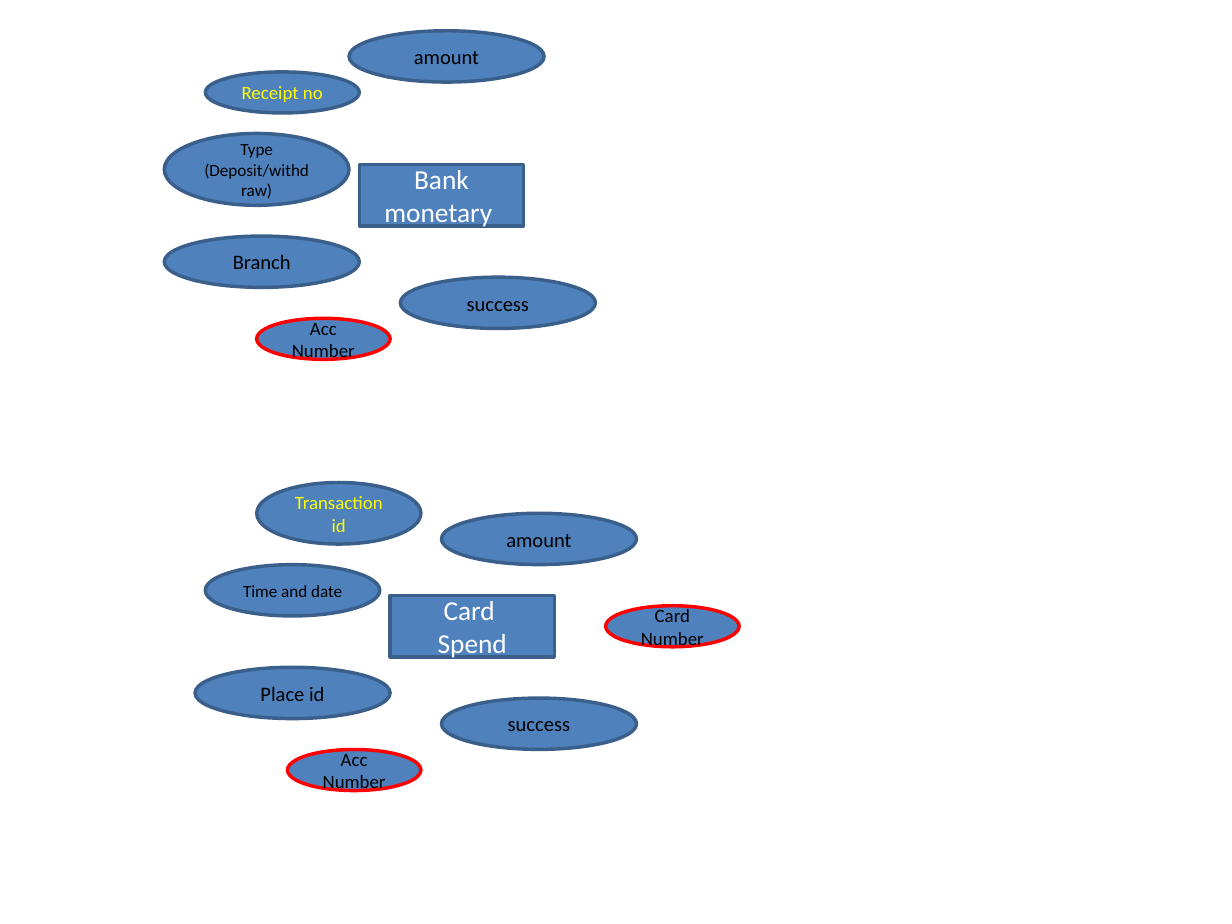
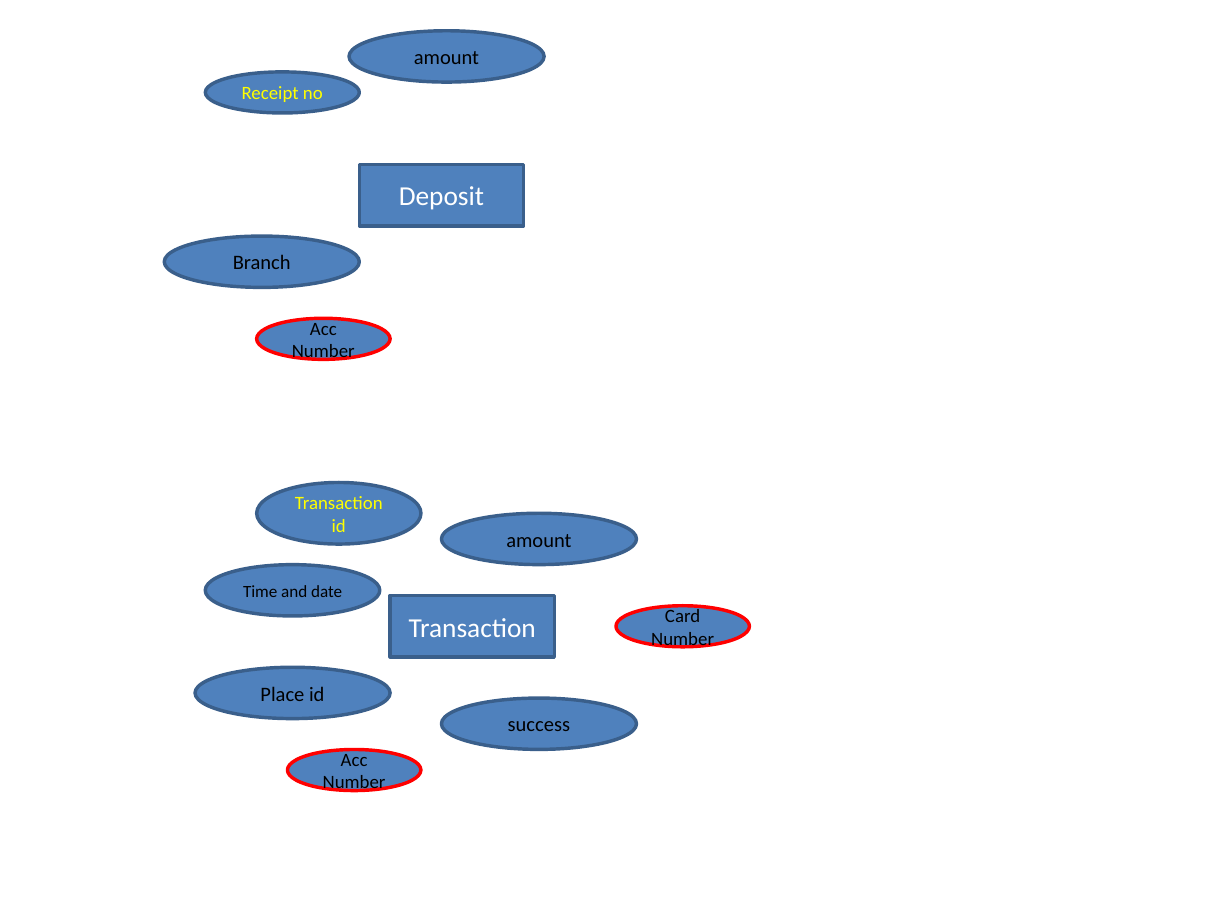
Before and after one commit to bidrohi462/bytecode, a slide deck: slide 2 of Erd.pptx. Drawn at 1232x924 pixels with LibreOffice and Linux fonts; fonts in the diff are those of the drawing. Boxes give left, top, right and bottom in pixels: in the first picture for what was removed or moved away, otherwise in the second. Text is boxed around its words. In the diff, an @@ line names an element or a change of style, - is before the commit and + after.

```diff
--- a/Erd.pptx
+++ b/Erd.pptx
@@ ellipse removed at bbox=[164, 133, 349, 205] @@
-Type (Deposit/withdraw)
@@ text in rectangle at bbox=[399, 186, 484, 210]: text changed @@
-Bank monetary
+Deposit
@@ ellipse removed at bbox=[400, 277, 595, 329] @@
-success
@@ text in rectangle at bbox=[409, 618, 536, 637]: text changed @@
-Card
-Spend
+Transaction
@@ ellipse "Card Number": place and size @@
-ellipse "Card Number" at bbox=[606, 606, 739, 647]
+ellipse "Card Number" at bbox=[616, 606, 749, 647]
```
Also in this commit, not shown: 1 other slide changed, 1 other file.
